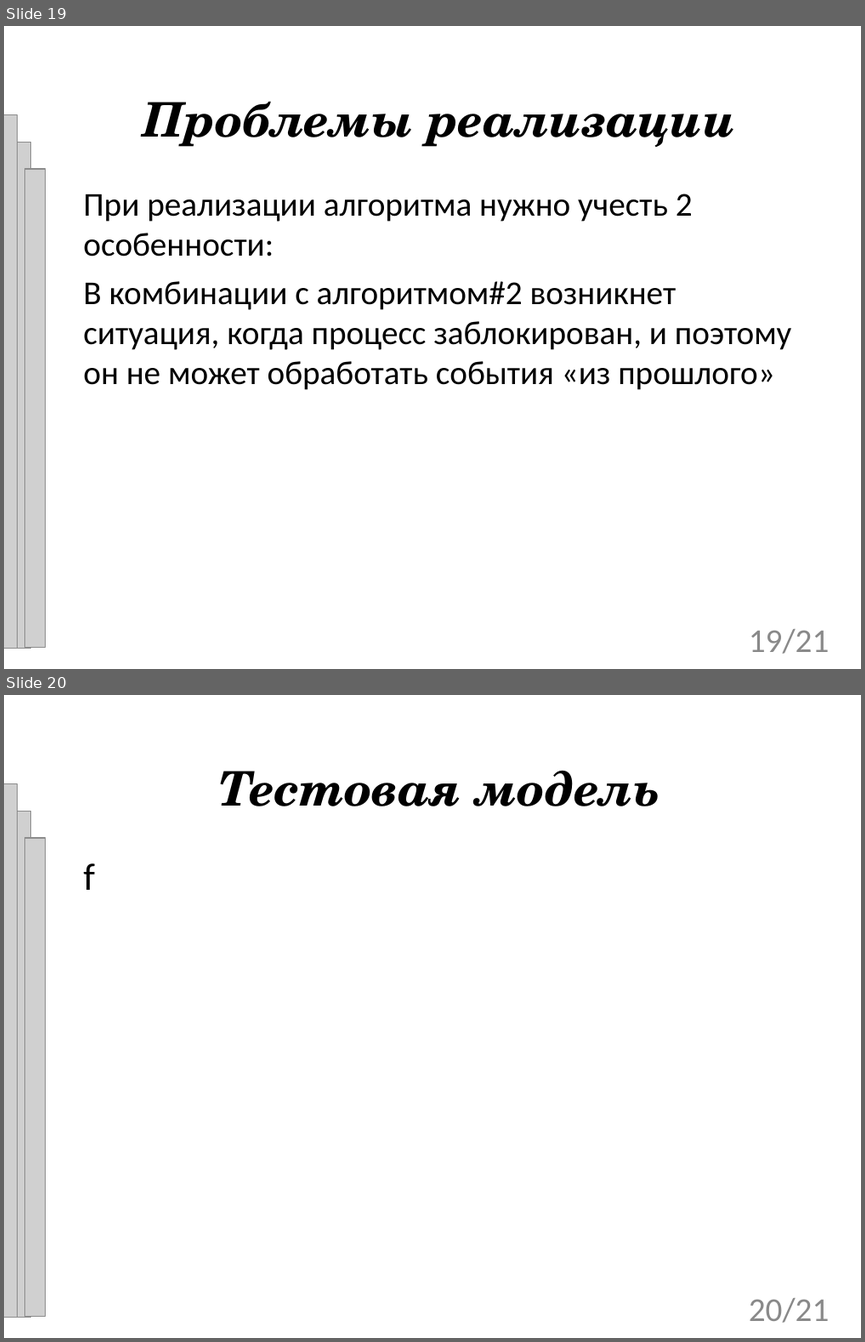
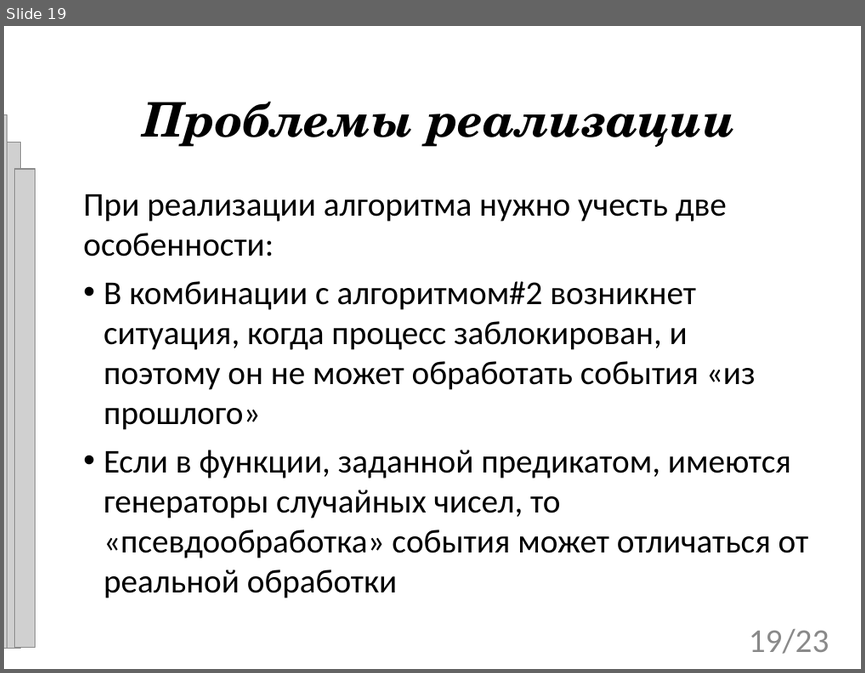
Before and after one commit to tom-trix/SynchAlgorithms, a slide deck: text/Mitrakov.ppt. Shown one above the other, each under a label of ours: slides 19 and 20 before the commit, slide 19 after it. The pictures are 865x1342 and 865x673 pixels, drawn with LibreOffice and Linux fonts; fonts in the diff are those of the drawing; grey boxes stand for pictures; background and template pictures are left out. Boxes give left, top, right and bottom in pixels: in the first picture for what was removed or moved away, otherwise in the second. Text is boxed around its words. In the diff, an @@ line names an element or a change of style, - is before the commit and + after.

```diff
--- a/text/Mitrakov.ppt
+++ b/text/Mitrakov.ppt
@@ slide 20 removed at [4, 695, 861, 1338], background picture (left out) @@
@@ title removed at [218, 770, 660, 806] @@
-Тестовая модель
@@ picture removed at [4, 784, 17, 1316] @@
@@ picture removed at [10, 811, 30, 1316] @@
@@ picture removed at [24, 838, 45, 1316] @@
@@ subtitle removed at [83, 863, 95, 890] @@
-f
@@ page number removed at [749, 1298, 828, 1322] @@
-20/21
@@ slide 19 changed as well @@
@@ 3 pictures: place and size @@
-3 pictures at [4, 115, 45, 647]
+3 pictures at [4, 115, 35, 647]
@@ subtitle at [83, 194, 726, 256]: text changed @@
-При реализации алгоритма нужно учесть 2 особенности:
+При реализации алгоритма нужно учесть две особенности:
@@ subtitle at [103, 281, 755, 430]: bullet none to • @@
@@ subtitle at [103, 449, 809, 598]: paragraph added @@
+• Если в функции, заданной предикатом, имеются генераторы случайных чисел, то «псевдообработка» события может отличаться от реальной обработки
@@ page number at [749, 629, 828, 653]: text changed @@
-19/21
+19/23
```
Also in this commit, not shown: 18 other slides changed, 4 slides added, 3 other slides removed, 1 other file.
